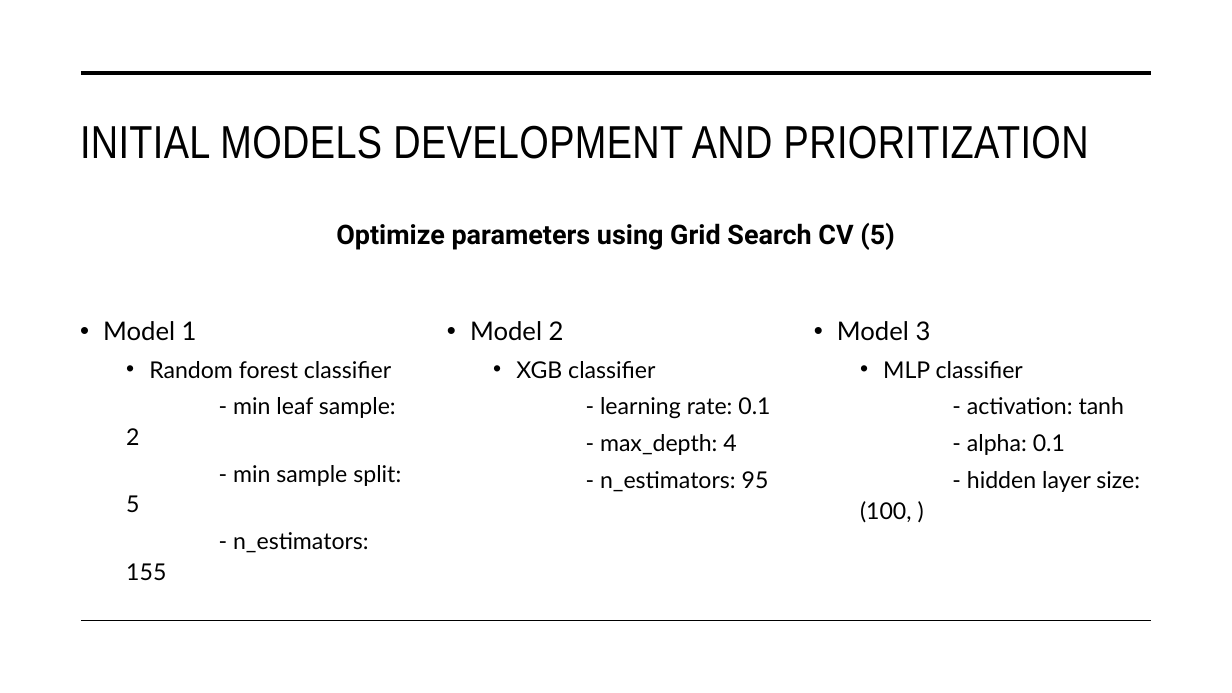
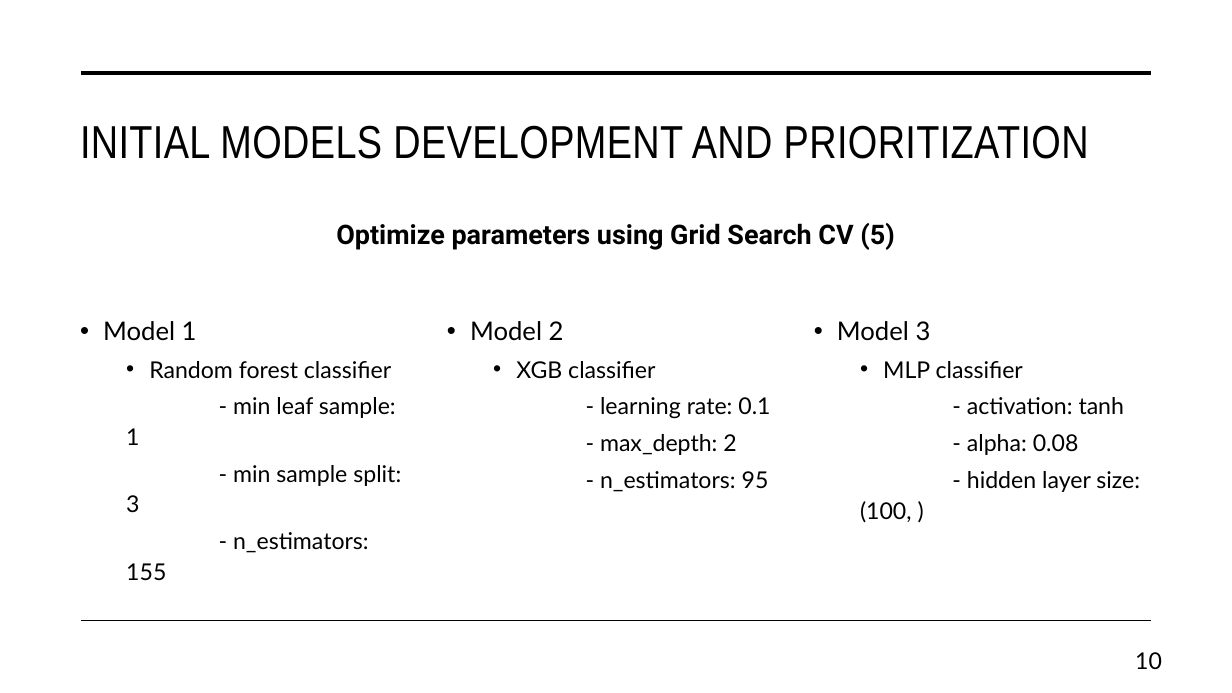
Before and after one commit to WiiLife/XAI_project, a slide deck: slide 10 of Trustworthy Autonomous Systems.pptx (slide 8 before the commit). Drawn at 1232x693 pixels with LibreOffice and Linux fonts; fonts in the diff are those of the drawing. Boxes give left, top, right and bottom in pixels: in the first picture for what was removed or moved away, otherwise in the second. Text is boxed around its words. In the diff, an @@ line names an element or a change of style, - is before the commit and + after.

```diff
--- a/Trustworthy Autonomous Systems.pptx
+++ b/Trustworthy Autonomous Systems.pptx
@@ text at (126,397,401,513): text changed @@
-  - min leaf sample: 2
-  - min sample split: 5
+  - min leaf sample: 1
+  - min sample split: 3
@@ text at (600,434,736,455): text changed @@
-  - max_depth: 4
+  - max_depth: 2
@@ text at (967,434,1079,455): text changed @@
-  - alpha: 0.1
+  - alpha: 0.08
@@ page number added at (1135,652,1162,669), 18 pt, text #000000 @@
+10
```
Also in this commit, not shown: 17 other slides changed, 4 slides added, 1 slide removed, 2 other files.
